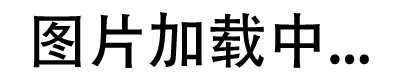
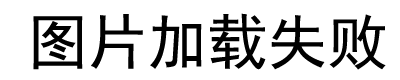
Before/after of a 400px x 80px layered artwork. What changed in the layer stack:
added layer "图片加载失败" above "Layer 1" over [33, 13, 386, 70]
hid "Layer 1" over [33, 12, 369, 68]
